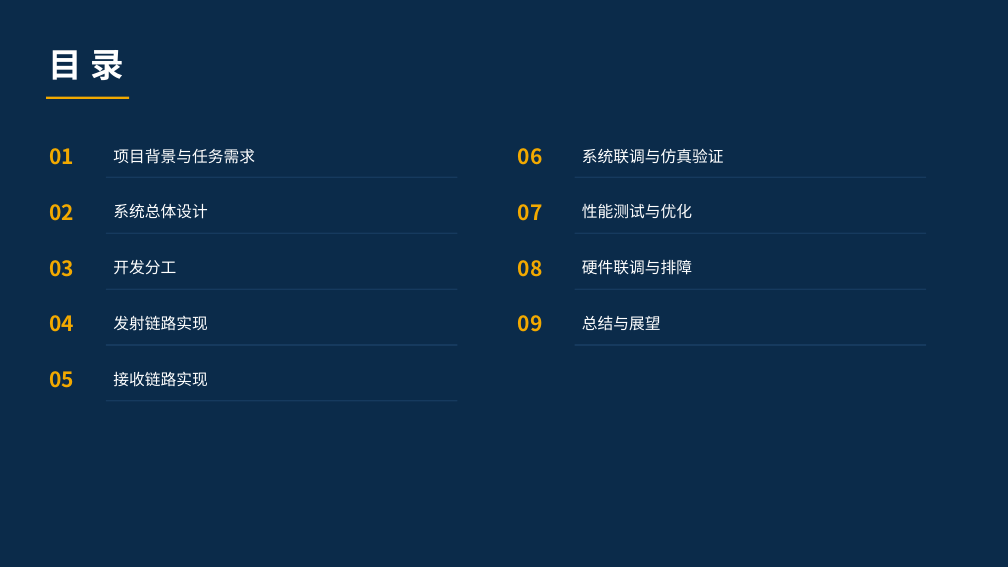
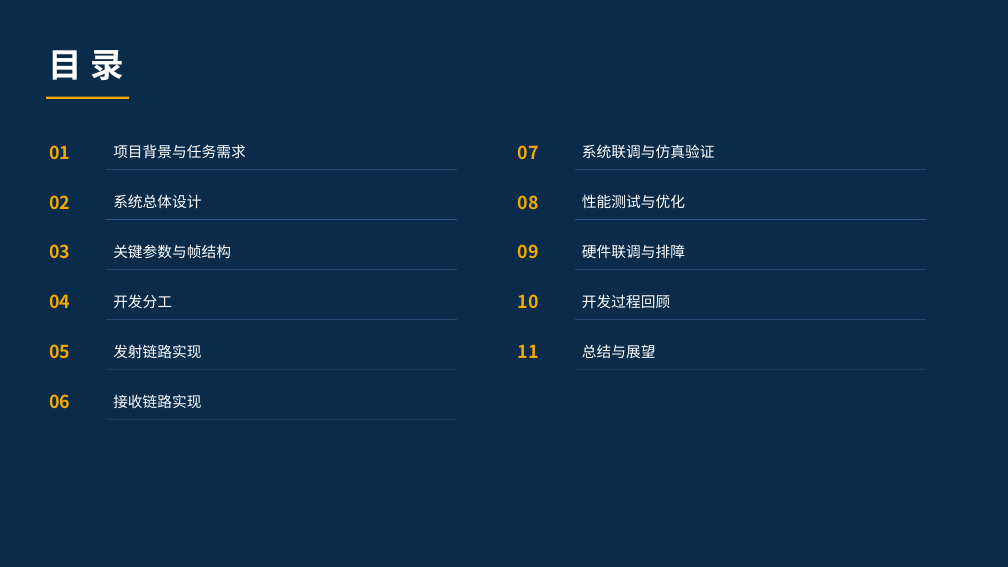
Before and after one commit to Amaratianqaq/TDLTE, a slide deck: slide 2 of TD-LTE物理层协议通信系统设计_验收汇报.pptx. Drawn at 1008x567 pixels with LibreOffice and Linux fonts; fonts in the diff are those of the drawing. Boxes give left, top, right and bottom in pixels: in the first picture for what was removed or moved away, otherwise in the second. Text is boxed around its words. In the diff, an @@ line names an element or a change of style, - is before the commit and + after.

```diff
--- a/TD-LTE物理层协议通信系统设计_验收汇报.pptx
+++ b/TD-LTE物理层协议通信系统设计_验收汇报.pptx
@@ text "07": place and size @@
-text "07" at (518,204,543,221)
+text "07" at (518,145,539,159)
@@ rectangle: place and size @@
-rectangle at (106,177,457,178)
+rectangle at (106,169,457,170)
@@ rectangle: place and size @@
-rectangle at (575,233,926,234)
+rectangle at (575,169,926,170)
@@ text "08": place and size @@
-text "08" at (518,260,543,277)
+text "08" at (518,195,539,210)
@@ text "03": place and size @@
-text "03" at (49,260,74,277)
+text "03" at (49,244,70,259)
@@ rectangle: place and size @@
-rectangle at (106,233,457,234)
+rectangle at (106,219,457,220)
@@ text "09": place and size @@
-text "09" at (518,315,543,332)
+text "09" at (518,244,539,259)
@@ rectangle: place and size @@
-rectangle at (575,289,926,290)
+rectangle at (575,219,926,220)
@@ text "硬件联调与排障": place and size @@
-text "硬件联调与排障" at (582,260,692,275)
+text "硬件联调与排障" at (582,244,685,259)
@@ rectangle: place and size @@
-rectangle at (106,289,457,290)
+rectangle at (106,269,457,270)
@@ text added at (113,244,231,258), 14 pt, text #FFFFFF @@
+关键参数与帧结构
@@ rectangle: place and size @@
-rectangle at (575,345,926,346)
+rectangle at (575,269,926,270)
@@ text "04": place and size @@
-text "04" at (49,315,74,332)
+text "04" at (49,294,70,308)
@@ size 15 to 14 pt in 7 elements at (113,144,246,159), (113,194,201,209), (582,144,715,158), (582,194,685,209), (582,244,685,259), (582,344,656,358), (113,294,172,309) @@
@@ text "开发分工": place and size @@
-text "开发分工" at (113,259,176,275)
+text "开发分工" at (113,294,172,309)
@@ text added at (518,294,539,308), 17 pt, text #F2A900, bold @@
+10
@@ text added at (582,294,670,308), 14 pt, text #FFFFFF @@
+开发过程回顾
@@ rectangle: place and size @@
-rectangle at (106,345,457,346)
+rectangle at (106,319,457,320)
@@ rectangle added at (575,319,926,320), fill #2C5683 @@
@@ text "05": place and size @@
-text "05" at (49,371,74,388)
+text "05" at (49,344,70,359)
@@ text at (113,344,201,359): text changed; size 15 to 14 pt @@
-接收链路实现
+发射链路实现
@@ text added at (518,344,539,358), 17 pt, text #F2A900, bold @@
+11
@@ text "总结与展望": place and size @@
-text "总结与展望" at (582,315,661,331)
+text "总结与展望" at (582,344,656,358)
@@ size 20 to 17 pt in 9 elements at (49,145,70,159), (49,195,70,209), (49,244,70,259), (49,294,70,308), (49,344,70,359), (518,145,539,159), (518,195,539,210), (518,244,539,259), (49,394,70,409) @@
@@ text "06": place and size @@
-text "06" at (518,148,543,165)
+text "06" at (49,394,70,409)
@@ rectangle: place and size @@
-rectangle at (106,401,457,402)
+rectangle at (106,369,457,370)
@@ rectangle added at (575,369,926,370), fill #2C5683 @@
@@ rectangle: place and size @@
-rectangle at (575,177,926,178)
+rectangle at (106,419,457,420)
@@ text at (113,394,201,408): text changed; size 15 to 14 pt @@
-发射链路实现
+接收链路实现
```
Also in this commit, not shown: 6 other slides changed, 13 slides added, 2 slides removed.
